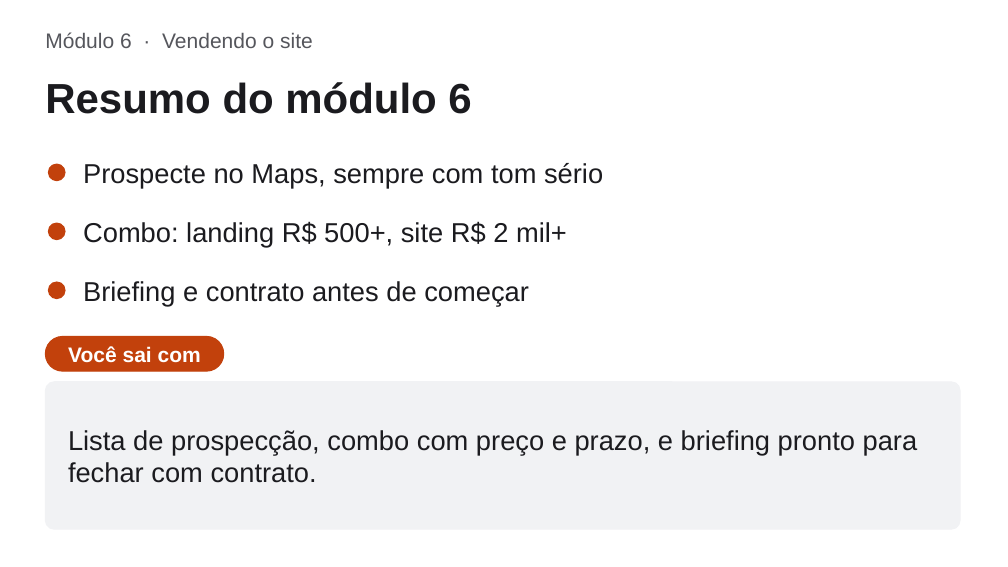
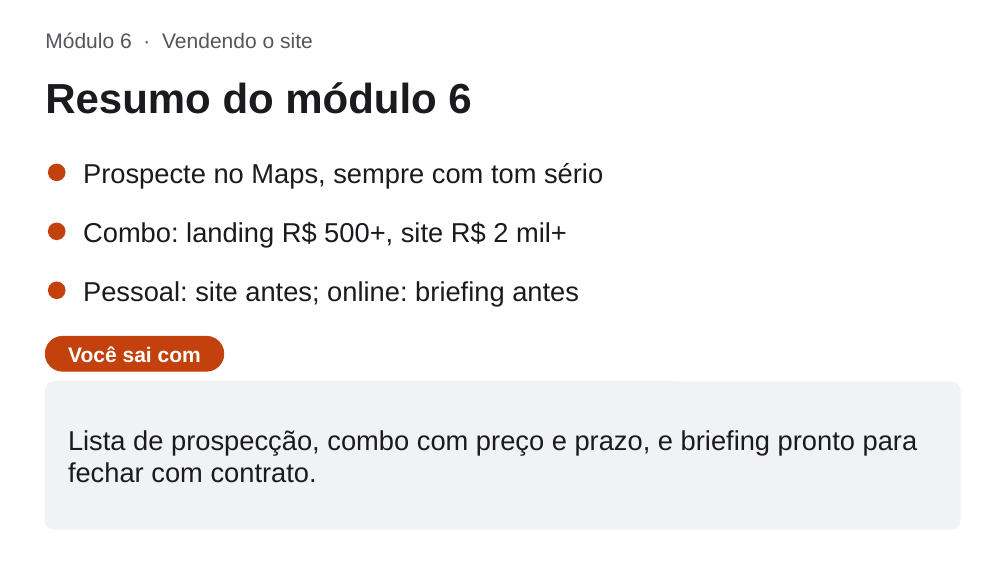
Before and after one commit to WeslleyPaivx/est-tica-facial, a slide deck: slide 32 of curso/slides/modulo-6.pptx (slide 31 before the commit). Drawn at 1008x567 pixels with LibreOffice and Linux fonts; fonts in the diff are those of the drawing. Boxes give left, top, right and bottom in pixels: in the first picture for what was removed or moved away, otherwise in the second. Text is boxed around its words. In the diff, an @@ line names an element or a change of style, - is before the commit and + after.

```diff
--- a/curso/slides/modulo-6.pptx
+++ b/curso/slides/modulo-6.pptx
@@ text at (83, 281, 579, 305): text changed @@
-Briefing e contrato antes de começar
+Pessoal: site antes; online: briefing antes
```
Also in this commit, not shown: 8 other slides changed, 1 slide added, 5 other files.
